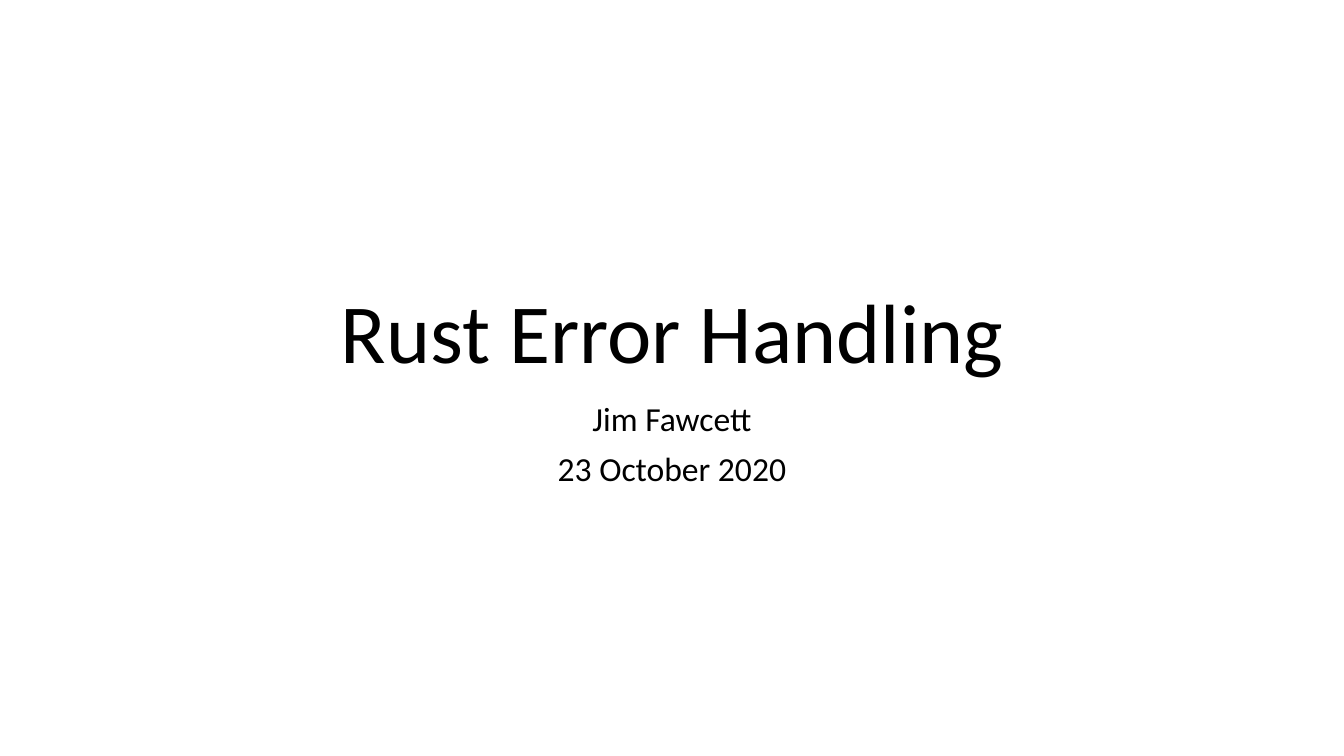
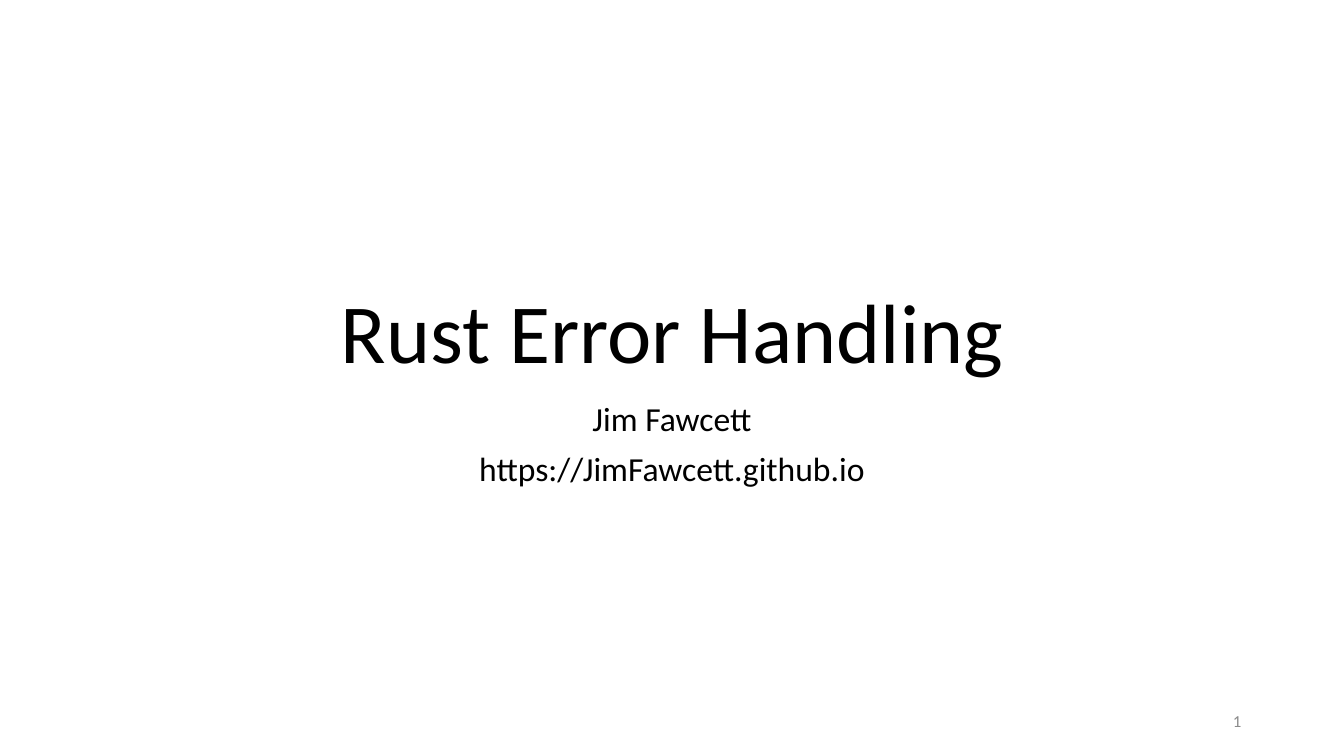
Before and after one commit to JimFawcett/JimFawcett.github.io, a slide deck: slide 1 of Resources/RustErrorHandling.pptx. Drawn at 1344x756 pixels with LibreOffice and Linux fonts; fonts in the diff are those of the drawing. Boxes give left, top, right and bottom in pixels: in the first picture for what was removed or moved away, otherwise in the second. Text is boxed around its words. In the diff, an @@ line names an element or a change of style, - is before the commit and + after.

```diff
--- a/Resources/RustErrorHandling.pptx
+++ b/Resources/RustErrorHandling.pptx
@@ subtitle at <box>479,457,864,487</box>: text changed @@
-23 October 2020
+https://JimFawcett.github.io
@@ page number added at <box>1233,716,1241,727</box>, 12 pt, text #8C8C8C @@
+1
```
Also in this commit, not shown: 2 other slides changed, 17 slides added, 1 slide removed, 2 other files.
